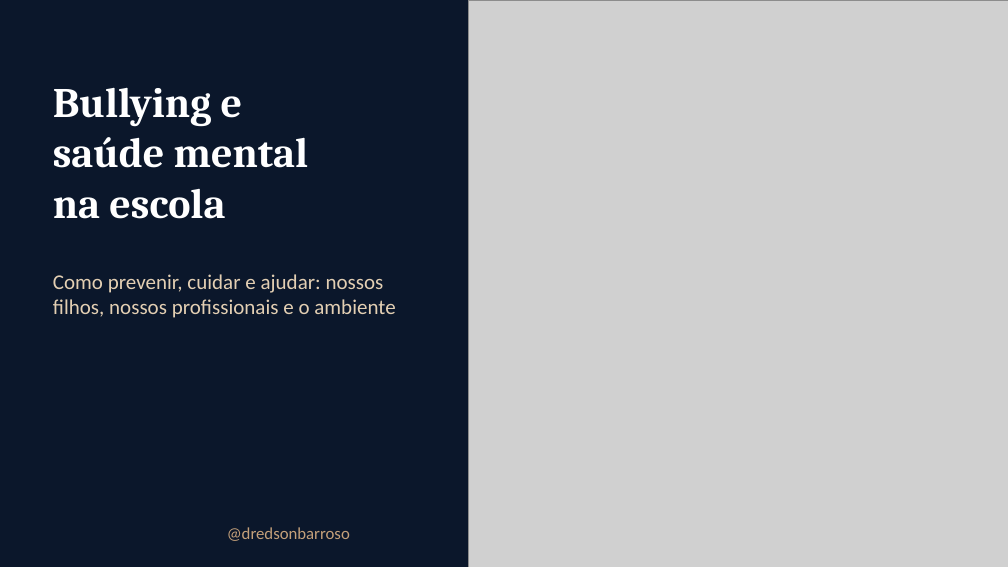
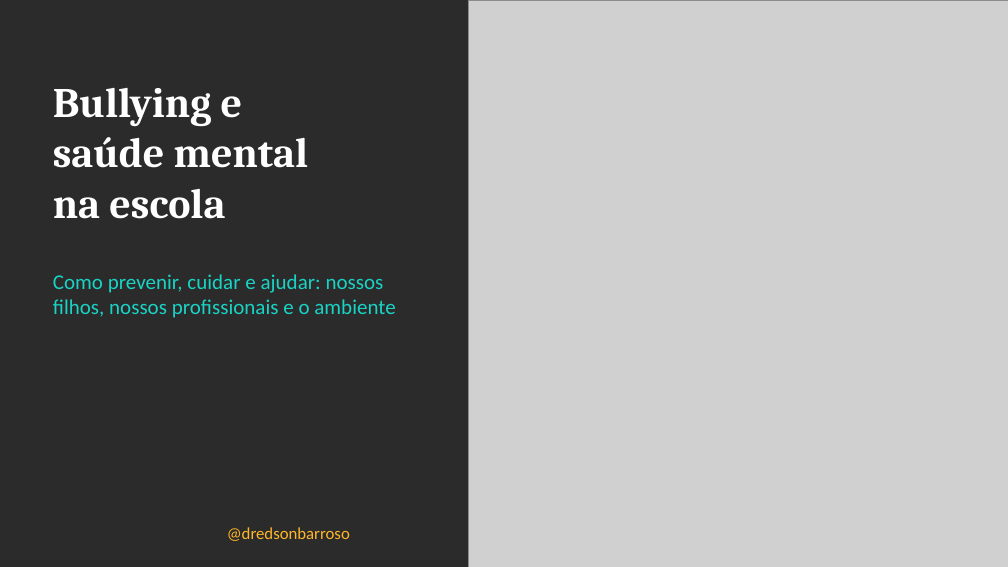
Before and after one commit to ebarroso12/ocorpoexplica, a slide deck: slide 1 of apresentacoes/bullying-saude-mental-escola.pptx. Drawn at 1008x567 pixels with LibreOffice and Linux fonts; fonts in the diff are those of the drawing; grey boxes stand for pictures; background and template pictures are left out; a plain dark background stands for a picture behind light text. Boxes give left, top, right and bottom in pixels: in the first picture for what was removed or moved away, otherwise in the second. Text is boxed around its words. In the diff, an @@ line names an element or a change of style, - is before the commit and + after.

```diff
--- a/apresentacoes/bullying-saude-mental-escola.pptx
+++ b/apresentacoes/bullying-saude-mental-escola.pptx
@@ background #FFFFFF to picture (left out) @@
@@ rectangle removed at (0,0,1008,567) @@
@@ text "Como prevenir, cuidar e ajudar: ..." at (53,274,395,318): text colour #E3CFB3 to #19D3C5 @@
@@ text "@dredsonbarroso" at (227,527,350,541): text colour #C4A07A to #FFB627 @@
```
Also in this commit, not shown: 12 other slides changed, 26 other files.
